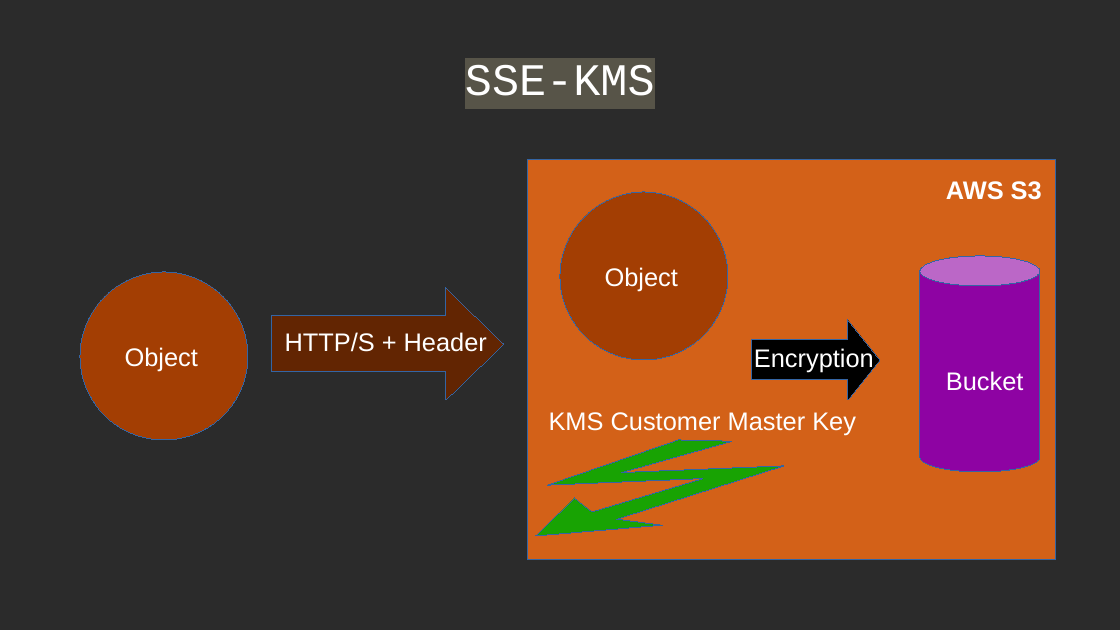
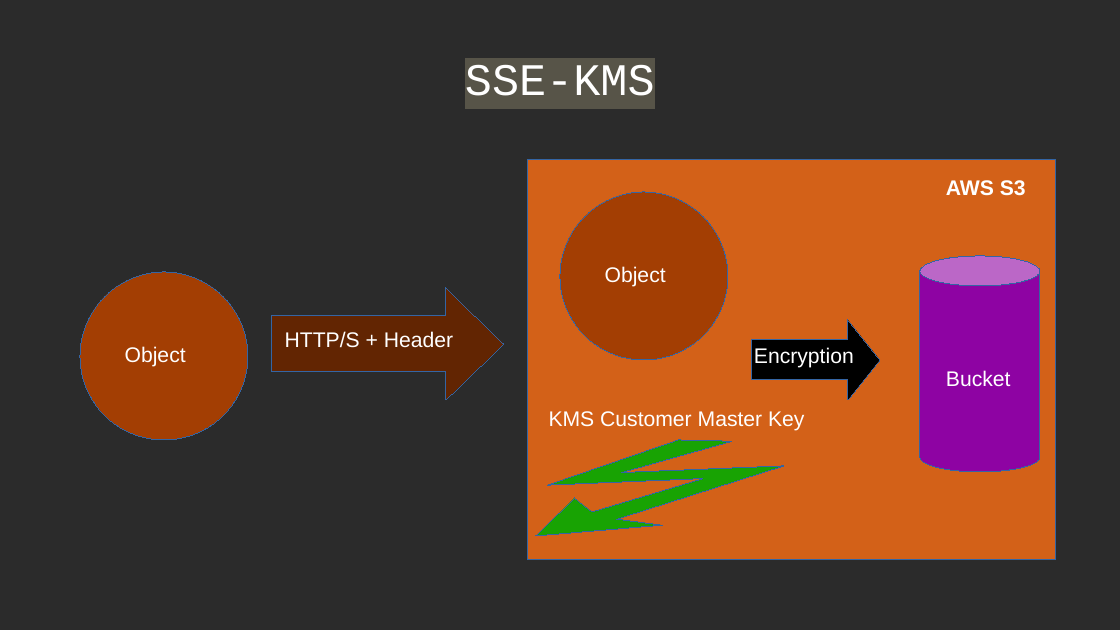
Before and after one commit to Anshul-GH/AWS_ML_Certification, a slide deck: slide 20 of AWS_Certified_ML_Certification_Deck.odp. Drawn at 1120x630 pixels with LibreOffice and Linux fonts; fonts in the diff are those of the drawing; background and template pictures are left out; a plain dark background stands for a picture behind light text. Boxes give left, top, right and bottom in pixels: in the first picture for what was removed or moved away, otherwise in the second. Text is boxed around its words. In the diff, an @@ line names an element or a change of style, - is before the commit and + after.

```diff
--- a/AWS_Certified_ML_Certification_Deck.odp
+++ b/AWS_Certified_ML_Certification_Deck.odp
@@ size 18 to 15 pt in 7 elements at (125,346,186,367), (285,331,453,348), (754,347,854,368), (605,266,666,287), (946,370,1011,387), (946,180,1026,196), (549,411,804,431) @@
```
Also in this commit, not shown: 1 other slide changed, 11 slides added, 1 other file.
